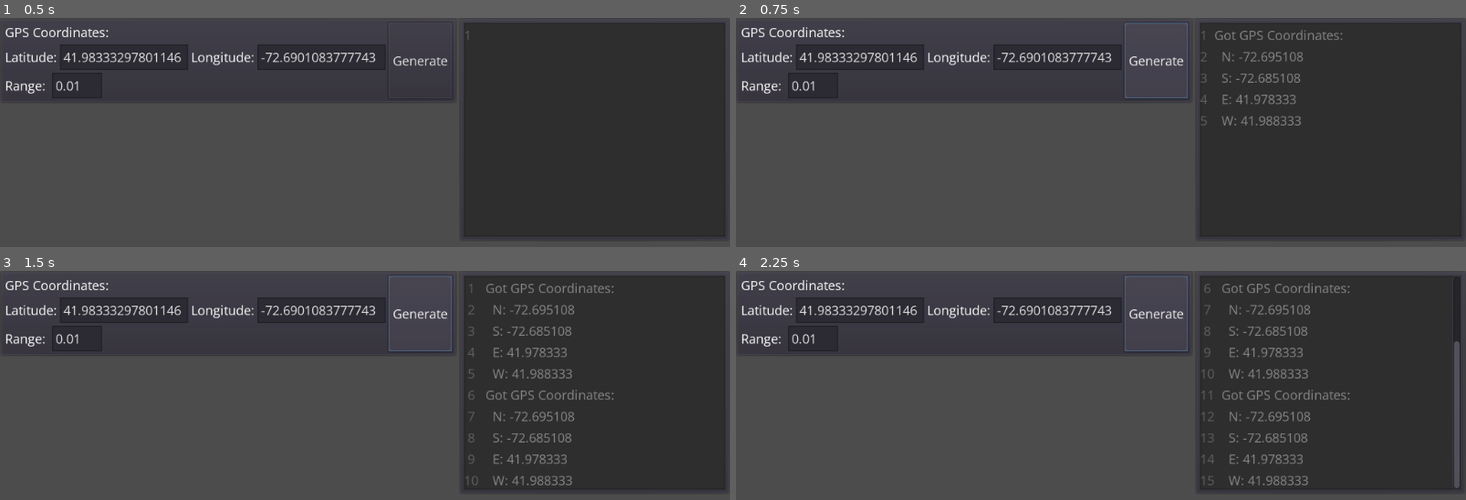
Above: before the commit, frames 1-4 (two rows, left to right).
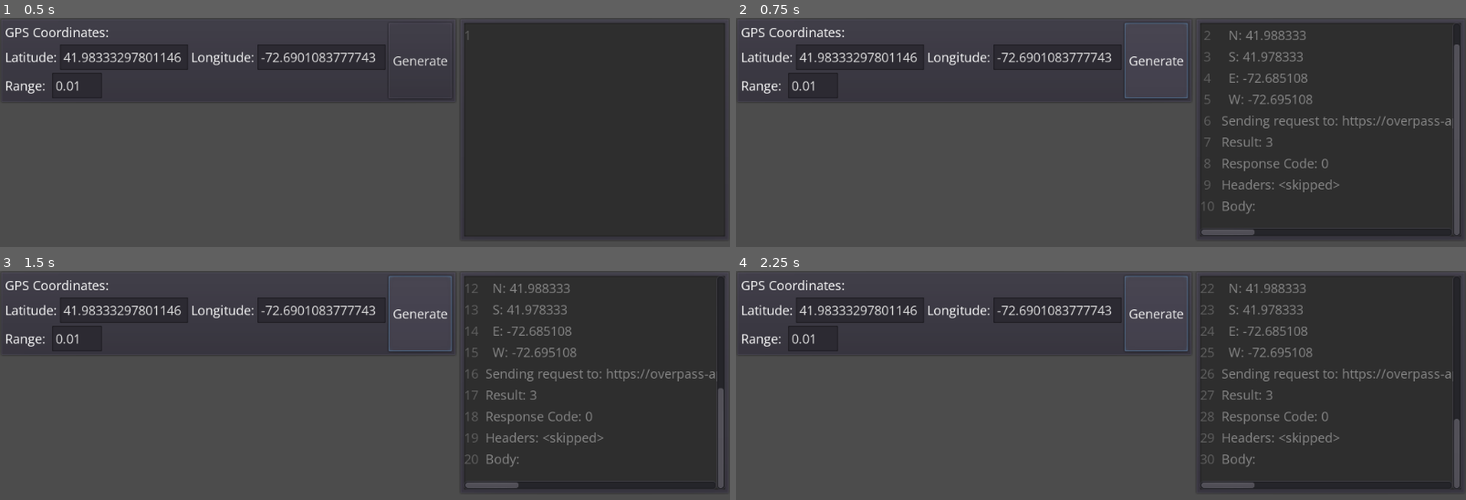
Above: after the commit, the same moments.

Repository: Netruk44/walking-app-proto-v2
Game: Godot game, scene res://scenes/Root.tscn
The game is run twice, just before and just after one commit, with the same random seed, the same clock (stepped at 60 frames per second) and the same inputs.
Inputs:
- Up to frame 1 (0.5 s): no input
- Up to frame 2 (0.75 s): click "Generate" at 0.5 s
- Up to frame 3 (1.5 s): click "Generate" at 1.25 s
- Up to frame 4 (2.25 s): click "Generate" at 2 s

Frame 1 is identical in both runs. In frame 2, 3.0% of the frame differs, in the area x 63-100%, y 5-95%; in frame 3, 3.2%; in frame 4, 3.1%.

Commit message:
Working API call and receiving json result.

Diff:
--- a/scenes/Root.gd
+++ b/scenes/Root.gd
@@ -1,19 +1,8 @@
 extends Node
-
-
-# Declare member variables here. Examples:
-# var a = 2
-# var b = "text"
-
 
 # Called when the node enters the scene tree for the first time.
 func _ready():
 	pass # Replace with function body.
-
-
-# Called every frame. 'delta' is the elapsed time since the previous frame.
-#func _process(delta):
-#	pass
 
 func log(txt):
 	$UI/ConsolePanel.log(txt)
@@ -24,3 +13,13 @@
 	self.log('  S: %f' % coords['s'])
 	self.log('  E: %f' % coords['e'])
 	self.log('  W: %f' % coords['w'])
+
+	$Logic/OpenMapsApi.GetHighwaysInGpsRect(coords)
+
+func _on_error(txt):
+	self.log("ERROR:")
+	self.log(txt)
+
+
+func _on_info(txt):
+	self.log(txt)
--- a/scenes/Root.tscn
+++ b/scenes/Root.tscn
@@ -37,4 +37,9 @@
 [node name="OpenMapsApi" type="Node" parent="Logic"]
 script = ExtResource( 3 )
 
+[node name="HTTPRequest" type="HTTPRequest" parent="Logic/OpenMapsApi"]
+
 [connection signal="generate_pressed" from="UI/GPSCoordsPanel" to="." method="_on_GPSCoordsPanel_generate_pressed"]
+[connection signal="on_error" from="Logic/OpenMapsApi" to="." method="_on_error"]
+[connection signal="on_info" from="Logic/OpenMapsApi" to="." method="_on_info"]
+[connection signal="request_completed" from="Logic/OpenMapsApi/HTTPRequest" to="Logic/OpenMapsApi" method="_on_HTTPRequest_request_completed"]
--- a/scenes/UI/Console.gd
+++ b/scenes/UI/Console.gd
@@ -5,8 +5,7 @@
 
 # Called when the node enters the scene tree for the first time.
 func _ready():
-	$ConsoleText.text = ''
-	self.lines = []
+	self.clear()
 
 func log(txt):
 	txt = txt.split('\n')
@@ -21,3 +20,7 @@
 
 	$ConsoleText.text = '\n'.join(self.lines)
 	$ConsoleText.scroll_vertical = self.lines.size()
+
+func clear():
+	$ConsoleText.text = ''
+	self.lines = []
--- a/scenes/UI/GPSCoordsPanel.gd
+++ b/scenes/UI/GPSCoordsPanel.gd
@@ -42,11 +42,11 @@
 	var r = float(rangeText) / 2.0
 
 	# Get extents
-	var e = center_latitude - r
-	var w = center_latitude + r
+	var e = center_longitude + r
+	var w = center_longitude - r
 
-	var n = center_longitude - r
-	var s = center_longitude + r
+	var n = center_latitude + r
+	var s = center_latitude - r
 
 	# OpenMaps OverPass API expects
 	emit_signal("generate_pressed", {
--- a/scripts/OpenMapsApi.gd
+++ b/scripts/OpenMapsApi.gd
@@ -1,5 +1,37 @@
 extends Node
 
+signal on_info
+signal on_error
+
+export var overpass_api_url = "https://overpass-api.de/api/interpreter"
+
+func on_info(txt):
+	emit_signal("on_info", txt)
+
+func on_error(txt):
+	emit_signal("on_error", txt)
+
+
 func GetHighwaysInGpsRect(rect):
-	assert(['n', 's', 'e', 'w'] in rect)
-	pass
+	for d in ['n', 's', 'e', 'w']:
+		if not d in rect:
+			self.on_error("%s missing from rect." % d)
+			return null
+
+	# OpenMaps Overpass API query
+	# Simple query to:
+	# 1. Specify output to json
+	# 2. Return all ways (paths) within the given coordinates [filter that to highways only]
+	# 3. For each item in the path
+	#      '>' - Get its node details (gps coords)
+	# 4. Return only the skeleton of data that should be used to render a map
+	var query_text = '[out:json];(way(%3.3f,%3.3f,%3.3f,%3.3f)[highway];);(._;>;);out skel;' % [rect['s'], rect['w'], rect['n'], rect['e']]
+	var query_url = '%s?data=%s' % [overpass_api_url, query_text.percent_encode()]
+	self.on_info("Sending request to: %s" % query_url)
+	$HTTPRequest.request(query_url)
+
+func _on_HTTPRequest_request_completed(result, response_code, headers, body):
+	self.on_info("Result: %s" % result)
+	self.on_info("Response Code: %s" % response_code)
+	self.on_info("Headers: <skipped>")
+	self.on_info("Body: %s" % body.get_string_from_utf8())
